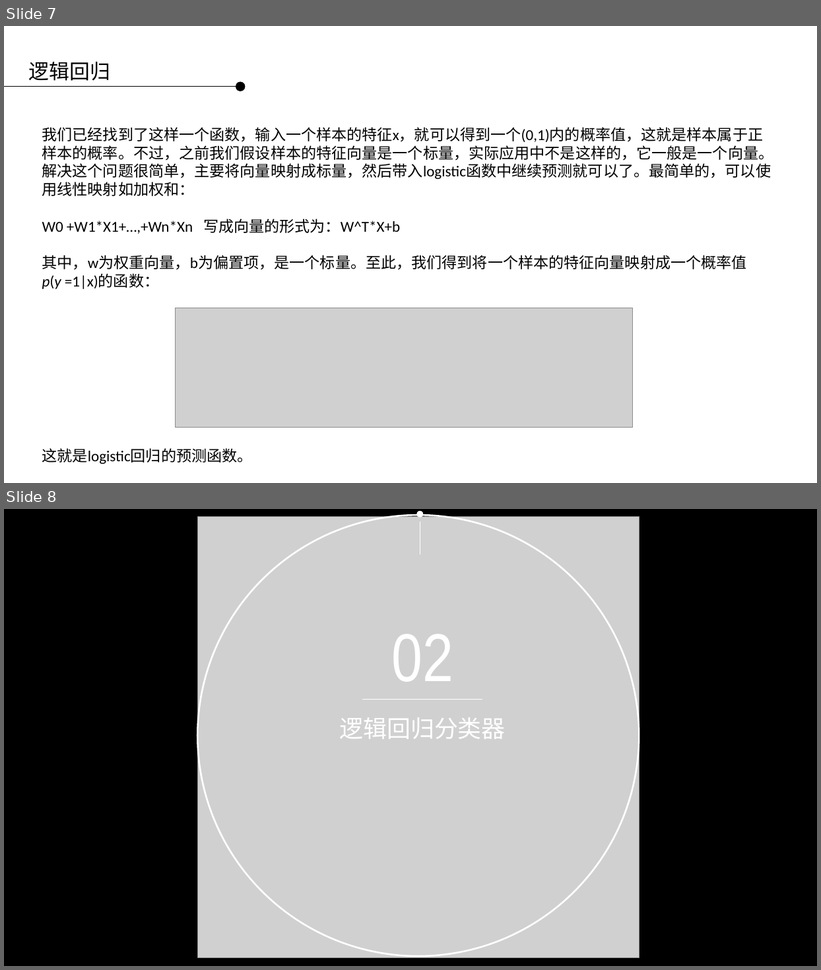
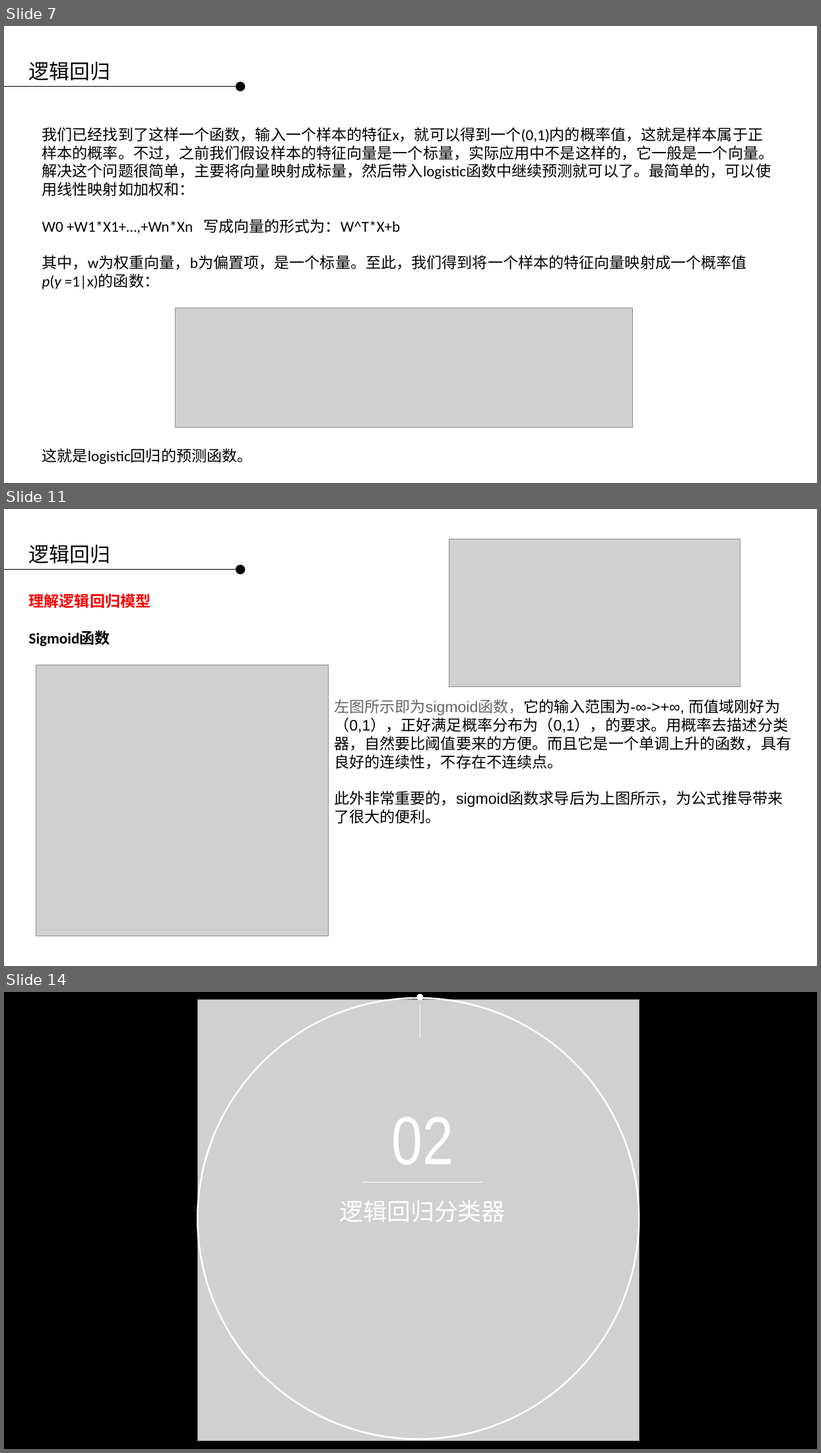
Before and after one commit to applepip/Big_Data, a slide deck: 产品大数据分析与建模/大数据分析与建模 - 逻辑回归 第二讲.pptx. Shown one above the other, each under a label of ours: slides 7 and 8 before the commit, slides 7, 11 and 14 after it; the slides between them are not shown. The pictures are 821x970 and 821x1453 pixels, drawn with LibreOffice and Linux fonts; fonts in the diff are those of the drawing; grey boxes stand for pictures; background and template pictures are left out. Boxes give left, top, right and bottom in pixels: in the first picture for what was removed or moved away, otherwise in the second. Text is boxed around its words. In the diff, an @@ line names an element or a change of style, - is before the commit and + after.

```diff
--- a/产品大数据分析与建模/大数据分析与建模 - 逻辑回归 第二讲.pptx
+++ b/产品大数据分析与建模/大数据分析与建模 - 逻辑回归 第二讲.pptx
@@ slide 11 added at <box>4,509,817,966</box>, background picture (left out) @@
@@ text added at <box>29,545,110,564</box>, 24 pt, text #000000 @@
+逻辑回归
@@ picture added at <box>450,539,741,687</box> @@
@@ ellipse added at <box>236,565,246,575</box>, fill #000000 @@
@@ line added from (4, 569) to (236, 569), #000000 0.75 pt @@
@@ text added at <box>29,593,151,646</box>, 18 pt, text #000000, bold @@
+理解逻辑回归模型
+Sigmoid函数
@@ picture added at <box>36,665,328,936</box> @@
@@ text added at <box>334,699,791,824</box>, 18 pt, text #000000 @@
+左图所示即为sigmoid函数，它的输入范围为-∞->+∞, 而值域刚好为（0,1），正好满足概率分布为（0,1），的要求。用概率去描述分类器，自然要比阈值要来的方便。而且它是一个单调上升的函数，具有良好的连续性，不存在不连续点。
+此外非常重要的，sigmoid函数求导后为上图所示，为公式推导带来了很大的便利。
@@ what was slide 8 is now slide 14 @@
```
Also in this commit, not shown: 1 slide changed, 5 other slides added.
